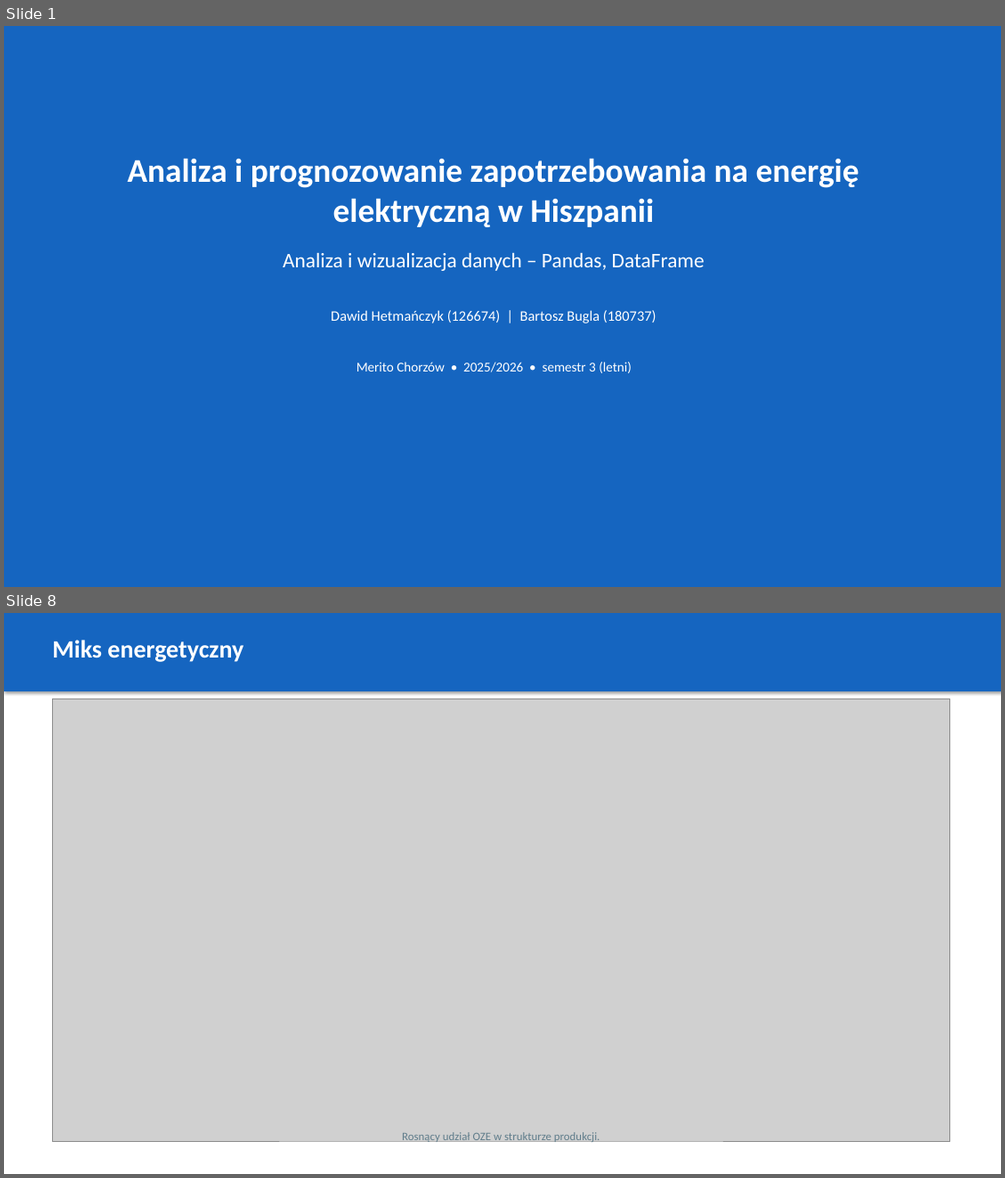
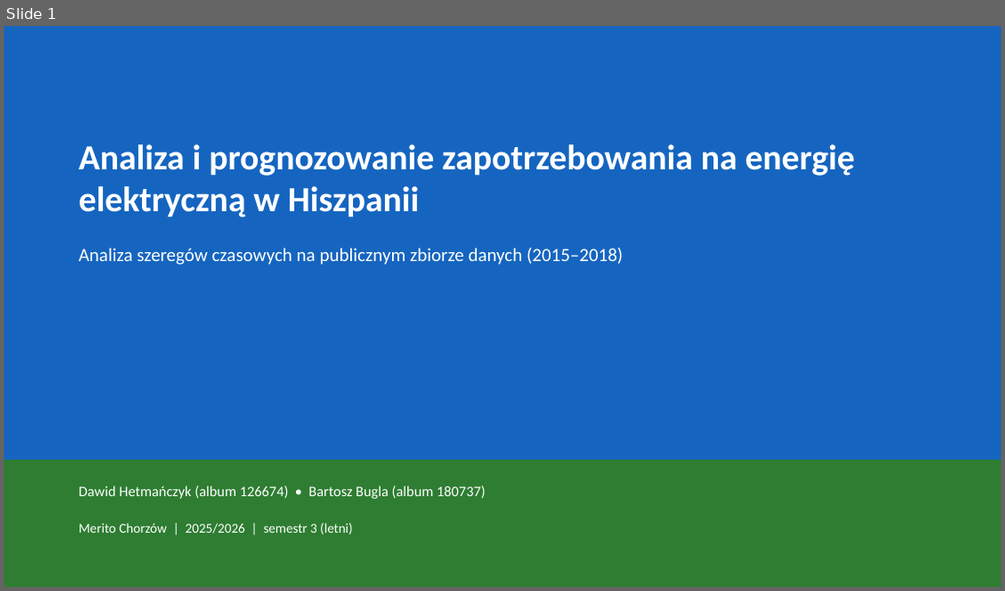
Before and after one commit to BartoszBugla/prognoza-zapotrzebowania-na-energie, a slide deck: docs/prezentacja.pptx. Shown one above the other, each under a label of ours: slides 1 and 8 before the commit, slide 1 after it; the slides between them are not shown. The pictures are 1005x1178 and 1005x591 pixels, drawn with LibreOffice and Linux fonts; fonts in the diff are those of the drawing; grey boxes stand for pictures. Boxes give left, top, right and bottom in pixels: in the first picture for what was removed or moved away, otherwise in the second. Text is boxed around its words. In the diff, an @@ line names an element or a change of style, - is before the commit and + after.

```diff
--- a/docs/prezentacja.pptx
+++ b/docs/prezentacja.pptx
@@ slide 8 removed at [4,613,1001,1174], background #FFFFFF @@
@@ rectangle removed at [4,613,1001,691] @@
@@ text removed at [52,640,243,662] @@
-Miks energetyczny
@@ picture removed at [53,699,950,1141] @@
@@ text removed at [402,1132,600,1143] @@
-Rosnący udział OZE w strukturze produkcji.
@@ slide 1 changed as well @@
@@ text "Analiza i prognozowanie zapotrzebowania na ...": place and size @@
-text "Analiza i prognozowanie zapotrzebowania na ..." at [128,158,859,227]
+text "Analiza i prognozowanie zapotrzebowania na ..." at [79,144,855,217]
@@ text "Analiza i prognozowanie zapotrzebowania na ..." at [79,144,855,217]: size 32 to 34 pt; alignment centre to left @@
@@ text at [79,248,623,265]: text changed; size 20 to 18 pt @@
-Analiza i wizualizacja danych – Pandas, DataFrame
+Analiza szeregów czasowych na publicznym zbiorze danych (2015–2018)
@@ rectangle added at [4,459,1001,587], fill #2E7D32 @@
@@ text at [79,485,485,499]: text changed @@
-Dawid Hetmańczyk (126674) | Bartosz Bugla (180737)
+Dawid Hetmańczyk (album 126674) • Bartosz Bugla (album 180737)
@@ text at [79,523,353,534]: text changed @@
-Merito Chorzów • 2025/2026 • semestr 3 (letni)
+Merito Chorzów | 2025/2026 | semestr 3 (letni)
```
Also in this commit, not shown: 5 other slides changed, 21 slides added, 5 other slides removed, 5 other files.
